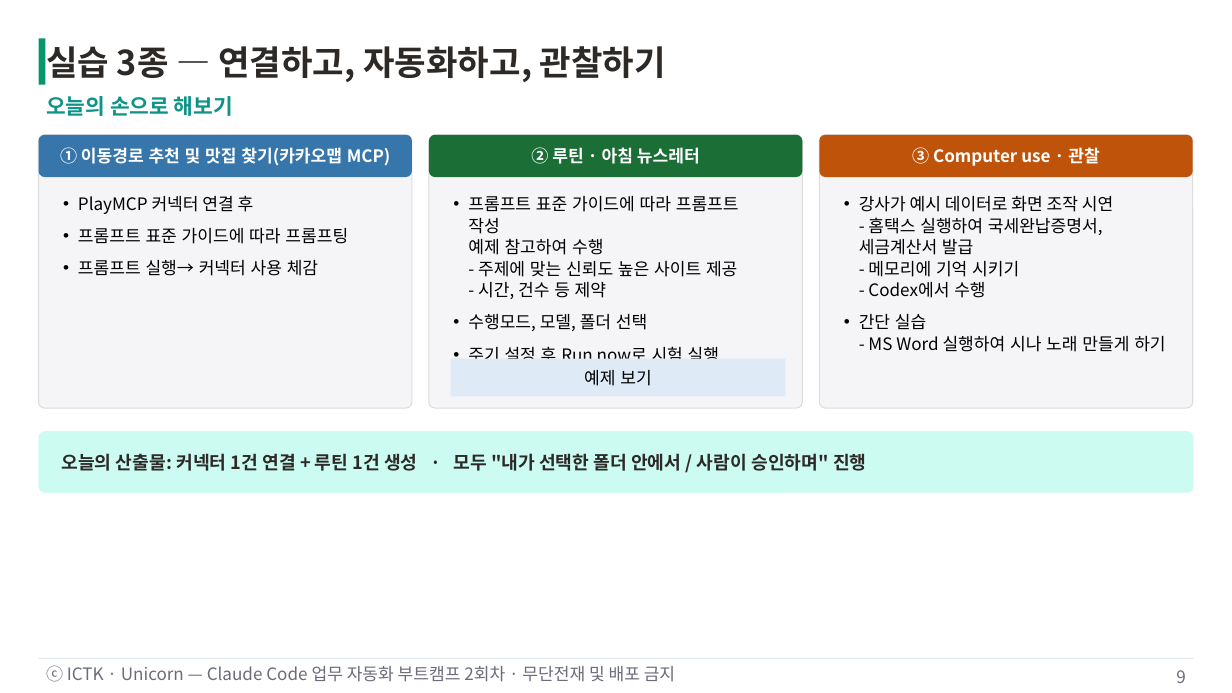
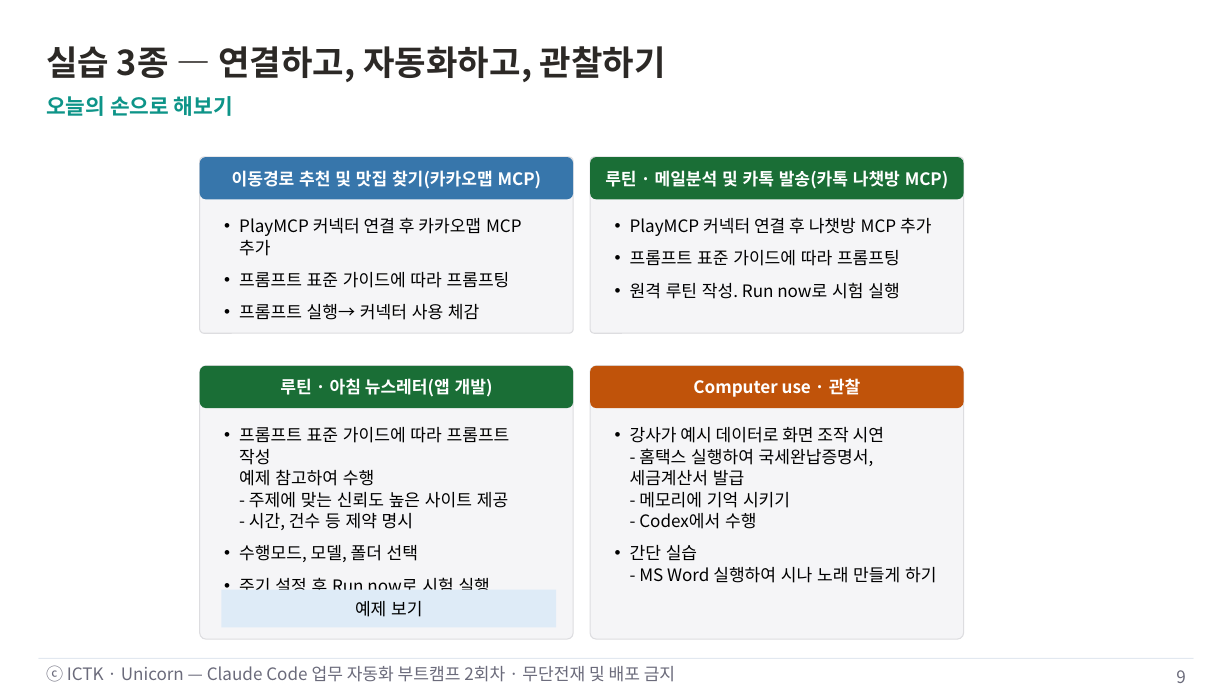
Before and after one commit to unicorn-campus/ai-automation, a slide deck: slide 9 of decks/02-connectors-routines/2회차-커넥터-루틴-ComputerUse.pptx. Drawn at 1232x693 pixels with LibreOffice and Linux fonts; fonts in the diff are those of the drawing. Boxes give left, top, right and bottom in pixels: in the first picture for what was removed or moved away, otherwise in the second. Text is boxed around its words. In the diff, an @@ line names an element or a change of style, - is before the commit and + after.

```diff
--- a/decks/02-connectors-routines/2회차-커넥터-루틴-ComputerUse.pptx
+++ b/decks/02-connectors-routines/2회차-커넥터-루틴-ComputerUse.pptx
@@ rectangle removed at (38,38,45,85) @@
@@ rounded rectangle: place and size @@
-rounded rectangle at (38,135,412,177)
+rounded rectangle at (199,157,573,199)
@@ rounded rectangle: place and size @@
-rounded rectangle at (38,135,412,408)
+rounded rectangle at (199,157,573,333)
@@ text at (232,170,542,189): text changed @@
-① 이동경로 추천 및 맛집 찾기(카카오맵 MCP)
+이동경로 추천 및 맛집 찾기(카카오맵 MCP)
@@ rounded rectangle added at (590,157,963,333), fill #F5F5F7, outline #DDDDE0 1 pt @@
@@ rounded rectangle added at (590,157,963,199), fill #1A6E36 @@
@@ text added at (605,170,949,189), 16 pt, text #FFFFFF, bold @@
+루틴 · 메일분석 및 카톡 발송(카톡 나챗방 MCP)
@@ text "PlayMCP 커넥터 연결 후 카카오맵 ...": place and size @@
-text "PlayMCP 커넥터 연결 후 카카오맵 ..." at (78,195,348,276)
+text "PlayMCP 커넥터 연결 후 카카오맵 ..." at (239,217,522,320)
@@ text at (239,217,522,256): text changed @@
-• PlayMCP 커넥터 연결 후
+• PlayMCP 커넥터 연결 후 카카오맵 MCP 추가
@@ text added at (630,217,931,299), 16 pt, text #000000 @@
+• PlayMCP 커넥터 연결 후 나챗방 MCP 추가
+• 프롬프트 표준 가이드에 따라 프롬프팅
+• 원격 루틴 작성. Run now로 시험 실행
@@ text at (280,378,493,397): text changed @@
-② 루틴 · 아침 뉴스레터
+루틴 · 아침 뉴스레터(앱 개발)
@@ 4 rounded rectangles, 2 texts, 1 rectangle: place and size @@
-4 rounded rectangles, 2 texts, 1 rectangle at (429,135,1193,408)
+4 rounded rectangles, 2 texts, 1 rectangle at (199,366,963,639)
@@ text at (693,378,860,397): text changed @@
-③ Computer use · 관찰
+Computer use · 관찰
@@ rounded rectangle removed at (38,431,1194,493) @@
@@ text at (239,427,510,530): text changed @@
-• 프롬프트 표준 가이드에 따라 프롬프트 작성
-  예제 참고하여 수행
-  - 주제에 맞는 신뢰도 높은 사이트 제공
-  - 시간, 건수 등 제약
+• 프롬프트 표준 가이드에 따라 프롬프트 작성
+  예제 참고하여 수행
+  - 주제에 맞는 신뢰도 높은 사이트 제공
+  - 시간, 건수 등 제약 명시
@@ text removed at (61,453,866,471) @@
-오늘의 산출물: 커넥터 1건 연결 + 루틴 1건 생성 · 모두 "내가 선택한 폴더 안에서 / 사람이 승인하며" 진행
```
Also in this commit, not shown: 1 other file.
